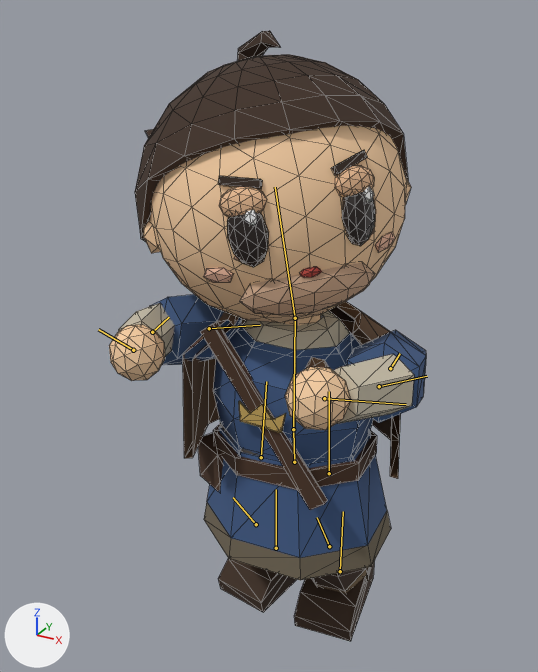
What one commit did to the glTF model packages/client/public/models/npc-edwin.glb.
Camera for both pictures: a 50 mm camera at (0.777, -1.614, 1.635) aimed at (-0.056, -0.099, 0.877). Arrows for +X, +Y and +Z are at lower left; the lights stay in place. The picture after the commit comes second. Both versions are drawn at frame 48 of the action 'Idle'; the numbers are the values there. The bones that bend it are drawn over the model as lines. Mesh edges are drawn as thin lines.

In view in the first picture: 'NpcEdwinBody'.
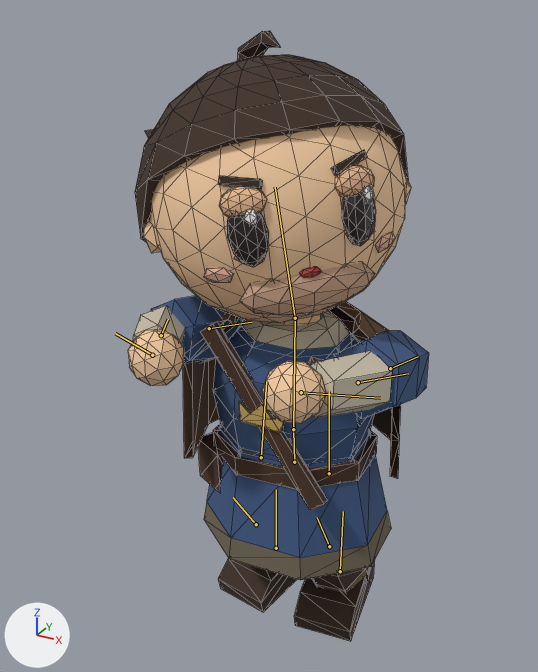
Where the change shows, as pixel boxes (x1, y1, x2, y2) in the pictures (538 x 672 px):
'NpcEdwinBody', posed: before (109, 30, 426, 641); after (128, 30, 429, 641)
bone 'UpperArmL', root to tip: before (390, 368) to (400, 353); after (390, 368) to (418, 356)
bone 'ForeArmL', root to tip: before (379, 386) to (427, 376); after (358, 382) to (408, 373)
bone 'UpperArmR', root to tip: before (209, 328) to (260, 325); after (209, 328) to (251, 322)
bone 'ForeArmR', root to tip: before (152, 332) to (169, 317); after (161, 335) to (168, 319)
bone 'HandR', root to tip: before (133, 350) to (98, 329); after (152, 355) to (115, 333)

The change, as a diff of the scene's bpy script:
```diff
--- a/packages/client/public/models/npc-edwin.glb.py
+++ b/packages/client/public/models/npc-edwin.glb.py
@@ bone_upperarml @@
 bone_upperarml = bpy.data.objects['NpcEdwin'].pose.bones['UpperArmL']  # child of 'Chest'
-bone_upperarml.rotation_quaternion = (0.469, -0.492, -0.407, 0.61)  # degrees (-79, 13, 94)
+bone_upperarml.rotation_quaternion = (0.391, -0.555, -0.486, 0.551)  # degrees (-95, 13, 95)
@@ bone_forearml @@
 bone_forearml = bpy.data.objects['NpcEdwin'].pose.bones['ForeArmL']  # child of 'UpperArmL'
-bone_forearml.rotation_quaternion = (-0.958, 0.287, 0.0, 0.0)  # degrees (-33, 0, 0)
+bone_forearml.rotation_quaternion = (-0.986, 0.169, 0.0, 0.0)  # degrees (-19, 0, 0)
@@ bone_upperarmr @@
 bone_upperarmr = bpy.data.objects['NpcEdwin'].pose.bones['UpperArmR']  # child of 'Chest'
-bone_upperarmr.rotation_quaternion = (0.534, -0.428, 0.331, -0.65)  # degrees (-65, -12, -94)
+bone_upperarmr.rotation_quaternion = (-0.485, 0.481, -0.391, 0.617)  # degrees (-76, -12, -94)
@@ bone_forearmr @@
 bone_forearmr = bpy.data.objects['NpcEdwin'].pose.bones['ForeArmR']  # child of 'UpperArmR'
-bone_forearmr.rotation_quaternion = (-0.925, 0.38, 0.0, 0.0)  # degrees (-45, 0, 0)
+bone_forearmr.rotation_quaternion = (0.935, -0.355, 0.0, 0.0)  # degrees (-42, 0, 0)
@@ bone_handr @@
 bone_handr = bpy.data.objects['NpcEdwin'].pose.bones['HandR']  # child of 'ForeArmR'
-bone_handr.rotation_quaternion = (-0.578, 0.263, 0.703, -0.32)  # degrees (-100, -40, 105)
+bone_handr.rotation_quaternion = (-0.591, 0.218, 0.729, -0.269)  # degrees (-104, -48, 108)
```
